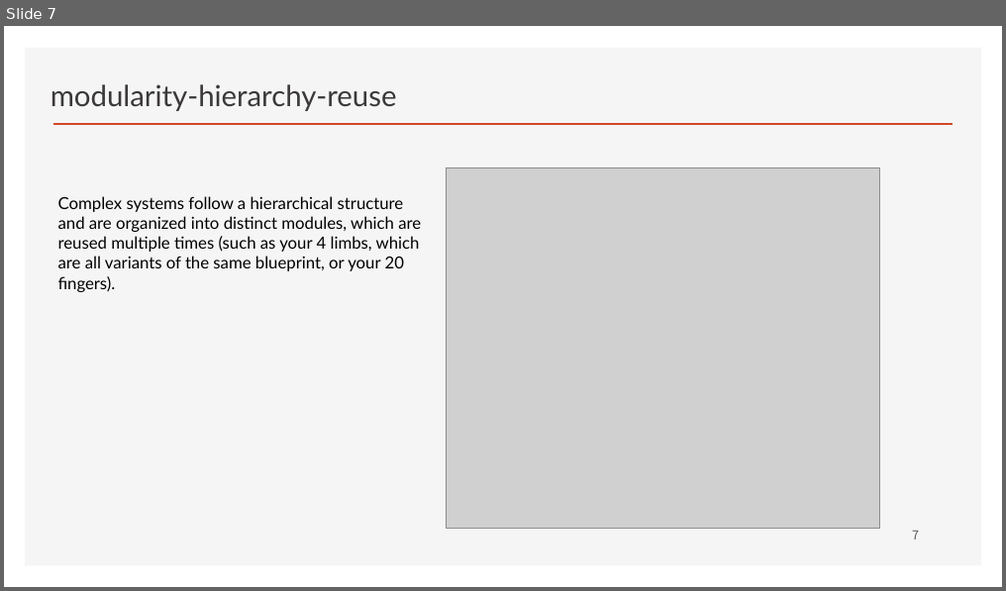
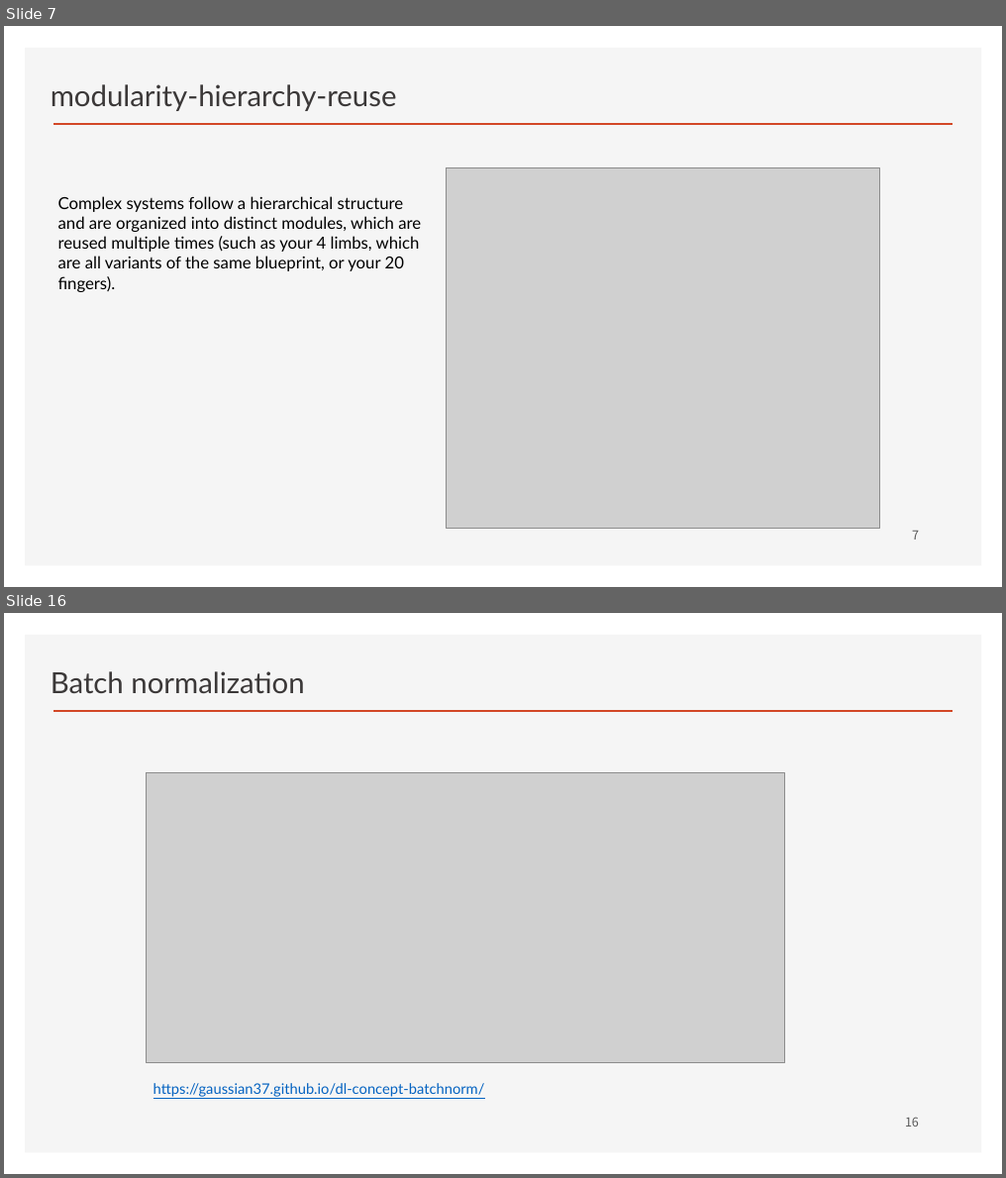
Before and after one commit to ancestor9/2026_Fall_Deep-Learning-with-Python, a slide deck: Chapter 09 ConvNet architecture patterns.pptx. Shown one above the other, each under a label of ours: slide 7 before the commit, slides 7 and 16 after it; the slides between them are not shown. The pictures are 1006x591 and 1006x1178 pixels, drawn with LibreOffice and Linux fonts; fonts in the diff are those of the drawing; grey boxes stand for pictures; background and template pictures are left out. Boxes give left, top, right and bottom in pixels: in the first picture for what was removed or moved away, otherwise in the second. Text is boxed around its words. In the diff, an @@ line names an element or a change of style, - is before the commit and + after.

```diff
--- a/Chapter 09 ConvNet architecture patterns.pptx
+++ b/Chapter 09 ConvNet architecture patterns.pptx
@@ slide 16 added at [4,613,1002,1174], background #FFFFFF; not listed: 2 template elements that a slide beside it also shows @@
@@ text added at [51,671,304,693], 28 pt, text #3B3838 @@
+Batch normalization
@@ picture added at [147,773,785,1062] @@
@@ text added at [153,1083,485,1097], 14 pt, text #0563C1, underline @@
+https://gaussian37.github.io/dl-concept-batchnorm/
@@ page number added at [905,1117,919,1127], 12 pt, text #595959 @@
+16
```
Also in this commit, not shown: 10 other slides added.
